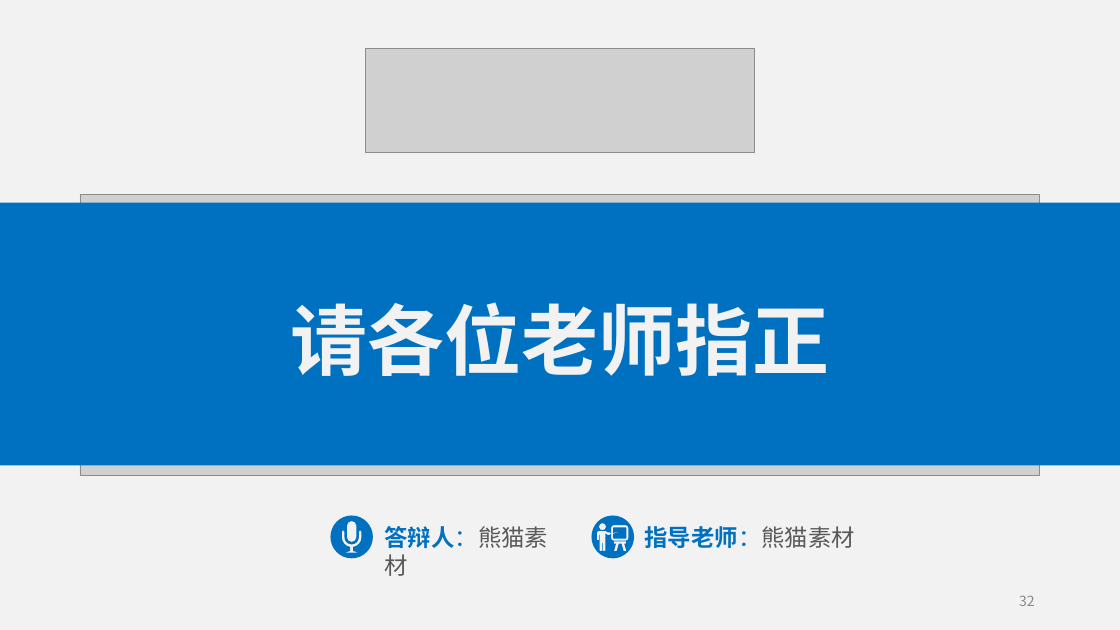
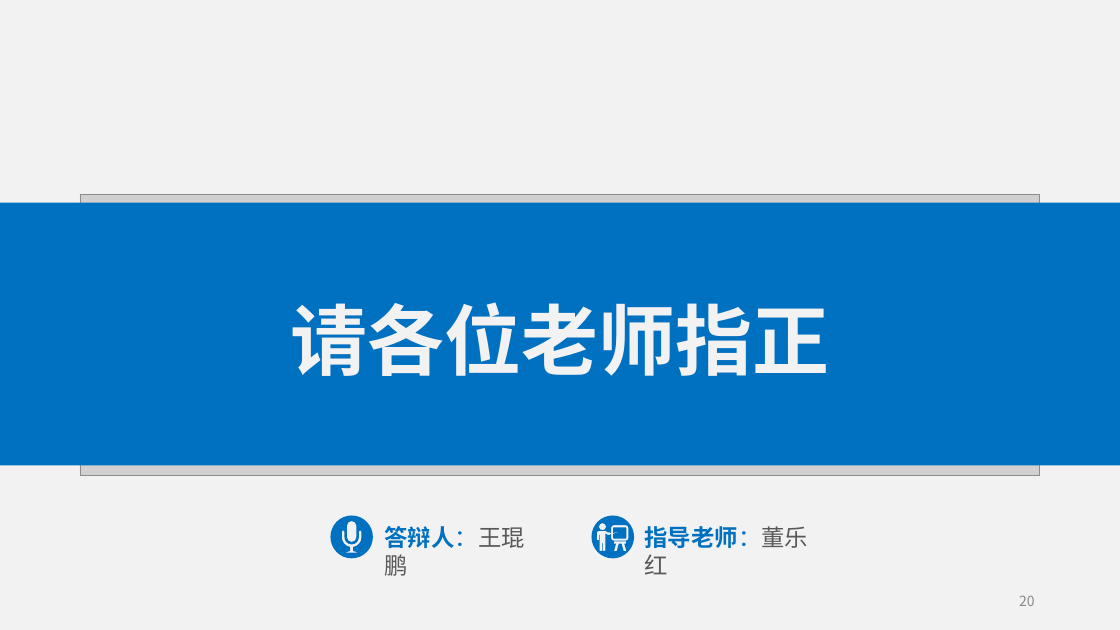
Before and after one commit to KIPKIPS/PocketCampusUnity, a slide deck: slide 20 of 基于Android的掌上校园APP开发答辩PPT.pptx (slide 32 before the commit). Drawn at 1120x630 pixels with LibreOffice and Linux fonts; fonts in the diff are those of the drawing; grey boxes stand for pictures. Boxes give left, top, right and bottom in pixels: in the first picture for what was removed or moved away, otherwise in the second. Text is boxed around its words. In the diff, an @@ line names an element or a change of style, - is before the commit and + after.

```diff
--- a/基于Android的掌上校园APP开发答辩PPT.pptx
+++ b/基于Android的掌上校园APP开发答辩PPT.pptx
@@ picture removed at bbox=[366, 49, 755, 153] @@
@@ text at bbox=[385, 526, 525, 576]: text changed @@
-答辩人：熊猫素材
+答辩人：王琨鹏
@@ text at bbox=[645, 526, 809, 575]: text changed; bold on @@
-指导老师：熊猫素材
+指导老师：董乐红
@@ page number at bbox=[1019, 596, 1035, 606]: text changed @@
-32
+20
```
Also in this commit, not shown: 10 other slides changed, 6 slides added, 19 slides removed.
